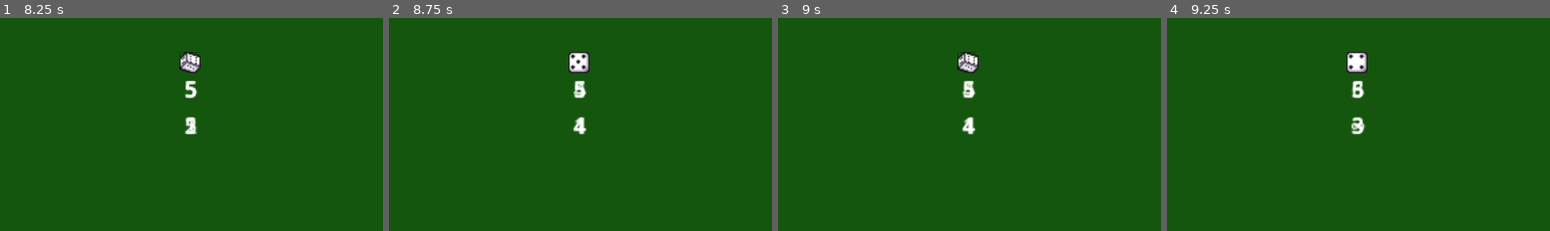
Above: before the commit, frames 1-4 (left to right).
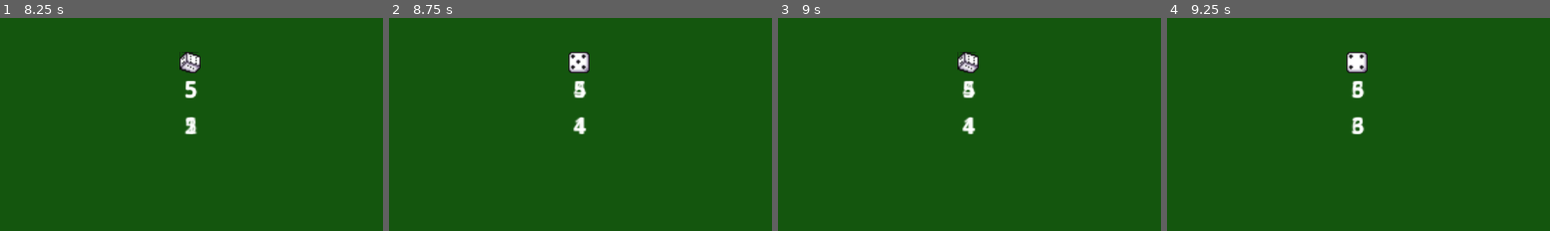
Above: after the commit, the same moments.

Repository: adufou/voie-romaine
Game: Godot game, scene res://main.tscn
The game is run twice, just before and just after one commit, with the same random seed, the same clock (stepped at 60 frames per second) and the same inputs.
Inputs:
- Up to frame 1 (8.25 s): click "Spawn Dices" at 0.5 s; click "Throw Dices" at 1.25 s; click "Spawn Dices" at 2 s; click "Throw Dices" at 2.75 s; click "Spawn Dices" at 3.5 s; click "Throw Dices" at 4.25 s; tap Enter at 5, 6.5, 8 s; tap Space at 5.75, 7.25 s
- Up to frame 2 (8.75 s): no input
- Up to frame 3 (9 s): tap Space at 8.75 s
- Up to frame 4 (9.25 s): no input
The pictures show only the part of the screen within x 25-75%, y 40-90%; the shares and areas given below are measured in that part.

Frames 1-3 are identical in both runs. In frame 4, 0.1% of the frame differs, in the area x 48-52%, y 46-55%.

Commit message:
feat: add a losing condition on 6 failure

Diff:
--- a/scenes/dice.gd
+++ b/scenes/dice.gd
@@ -29,9 +29,10 @@
 	%AnimatedSprite2D.pause()
 
 	value = randi_range(1,6)
+
 	%AnimatedSprite2D.frame = value - 1
 
-	var throw_number = "?" if goal == 6 else str(goal - tries + 1)
+	var throw_number = "?" if (goal == 6 and tries == -1) else str(goal - tries + 1)
 	print("N°", throw_number, " of ", goal, " | Rolled ", value)
 
 	throw_resolve()
@@ -72,13 +73,11 @@
 	throw()
 
 func throw_lose():
-	if (goal < 5):
-		goal += 1
-		tries = goal
+	if (goal == 6 and tries > 0):
+		lose()
 
-	else:
-		goal = 6
-		tries = -1
+	goal += 1
+	tries = goal
 
 	on_throw_lose()
 
@@ -89,6 +88,10 @@
 	print("WIN")
 	reset()
 
+func lose():
+	print("LOSE")
+	queue_free()
+
 func on_throw_lose():
 	pass
 	# print("THROW LOSE")
